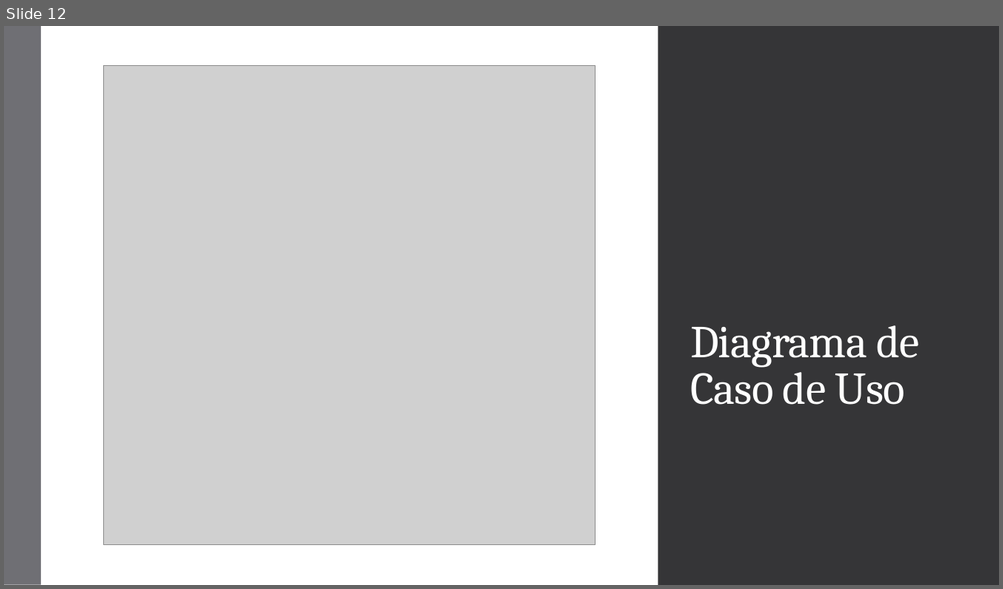
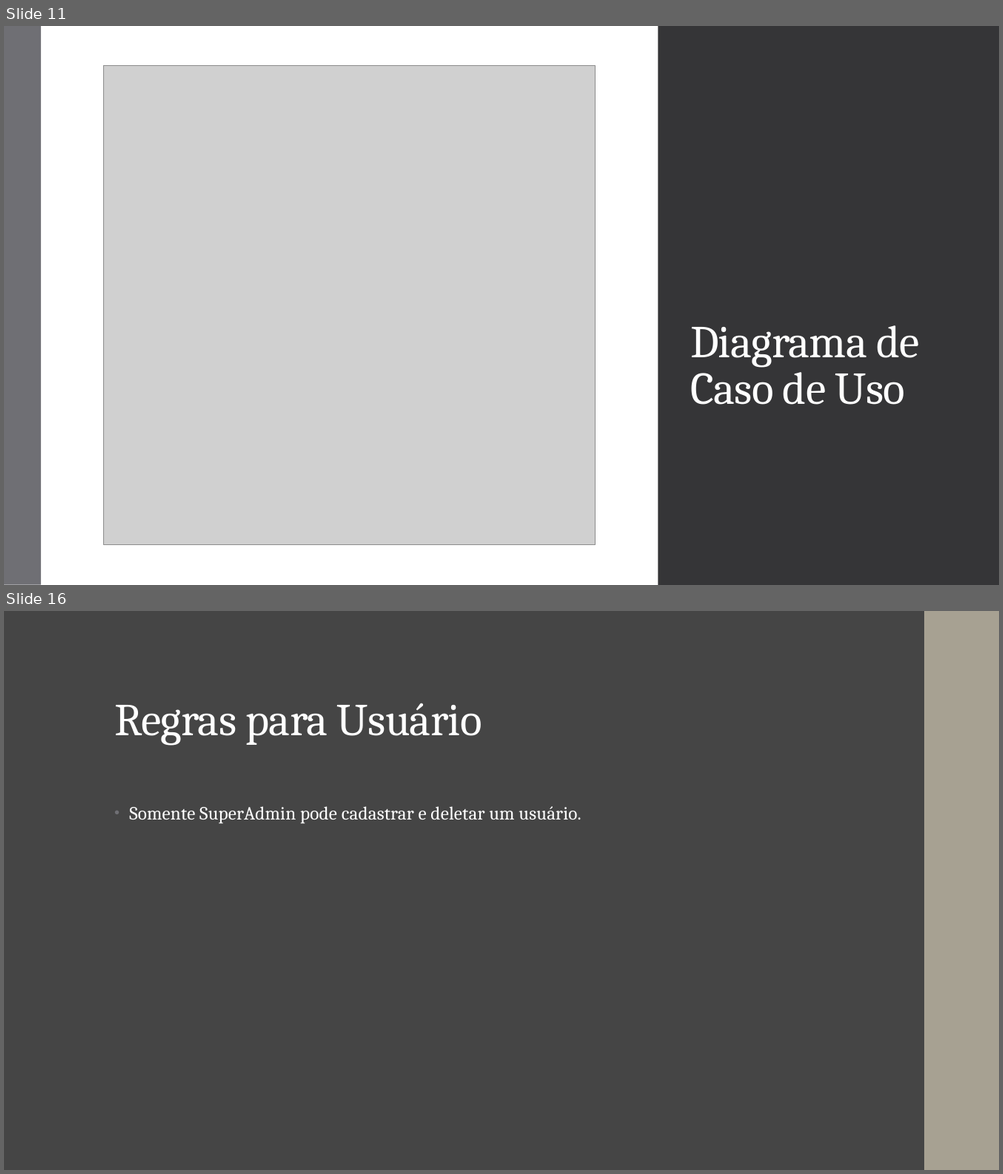
Before and after one commit to AlarconVinicius/sistema-de-gestao-para-ong-de-animais, a slide deck: docs/SaaS ONG Pet.pptx. Shown one above the other, each under a label of ours: slide 12 before the commit, slides 11 and 16 after it; the slides between them are not shown. The pictures are 1003x589 and 1003x1174 pixels, drawn with LibreOffice and Linux fonts; fonts in the diff are those of the drawing; grey boxes stand for pictures. Boxes give left, top, right and bottom in pixels: in the first picture for what was removed or moved away, otherwise in the second. Text is boxed around its words. In the diff, an @@ line names an element or a change of style, - is before the commit and + after.

```diff
--- a/docs/SaaS ONG Pet.pptx
+++ b/docs/SaaS ONG Pet.pptx
@@ slide 16 added at bbox=[4, 611, 999, 1170], background #454545 @@
@@ rectangle added at bbox=[4, 611, 999, 1170], fill #454545 @@
@@ rectangle added at bbox=[924, 611, 999, 1170], fill #A7A192 @@
@@ rectangle added at bbox=[925, 611, 999, 1170], fill #A7A192 @@
@@ title added at bbox=[114, 703, 482, 745], 44 pt, text #FFFFFF @@
+Regras para Usuário
@@ text added at bbox=[129, 806, 580, 824], 18 pt, text #FFFFFF @@
+• Somente SuperAdmin pode cadastrar e deletar um usuário.
@@ what was slide 12 is now slide 11 @@
```
Also in this commit, not shown: 5 other slides added, 1 slide removed.
